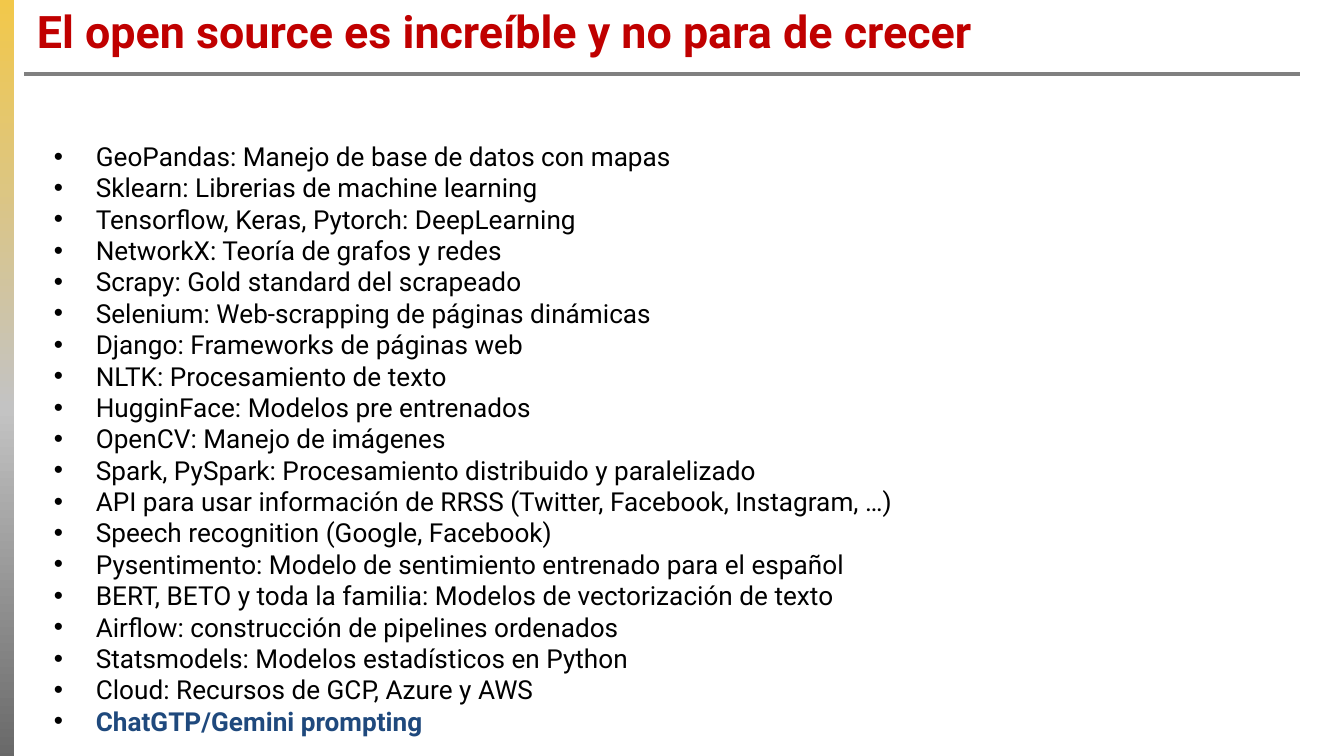
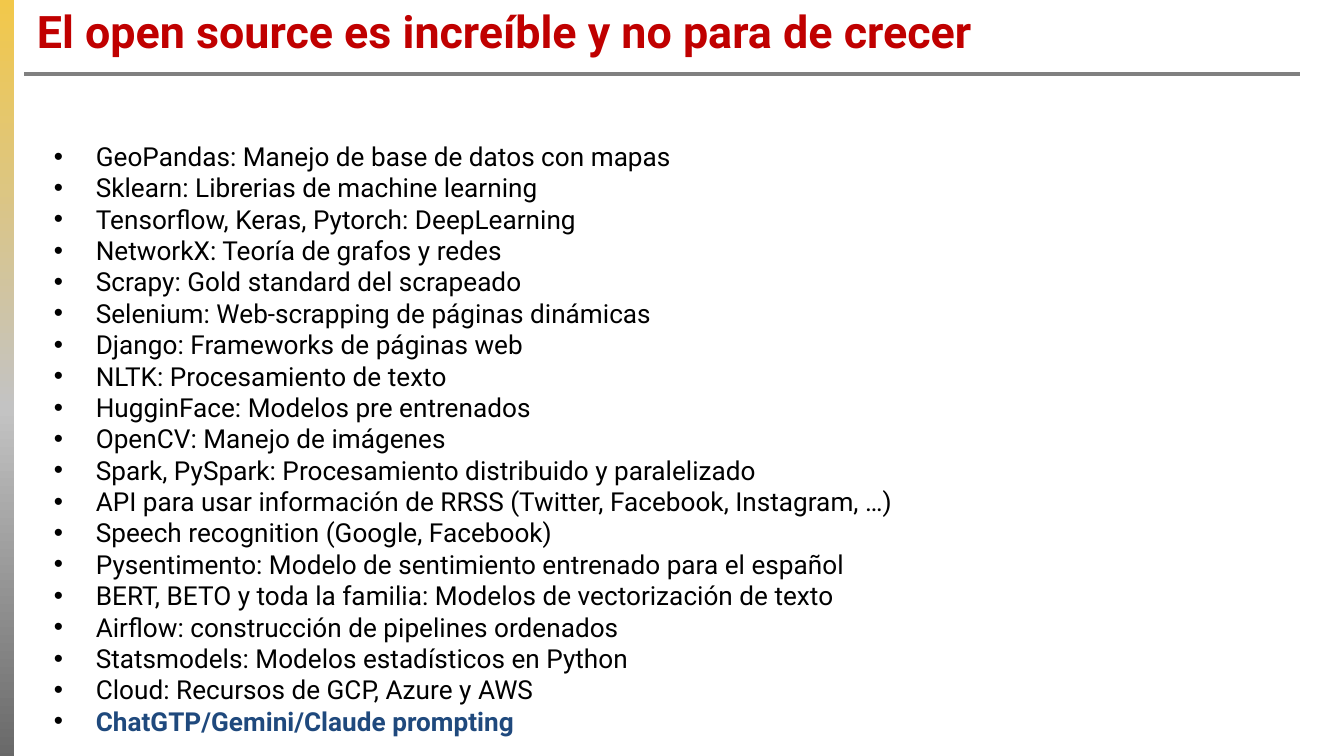
Before and after one commit to Erick11293/repo-intro, a slide deck: slide 12 of Introducción a Python.pptx. Drawn at 1344x756 pixels with LibreOffice and Linux fonts; fonts in the diff are those of the drawing; background and template pictures are left out. Boxes give left, top, right and bottom in pixels: in the first picture for what was removed or moved away, otherwise in the second. Text is boxed around its words. In the diff, an @@ line names an element or a change of style, - is before the commit and + after.

```diff
--- a/Introducción a Python.pptx
+++ b/Introducción a Python.pptx
@@ text at (x1=96, y1=711, x2=513, y2=737): text changed @@
-  • ChatGTP/Gemini prompting
+  • ChatGTP/Gemini/Claude prompting
```
Also in this commit, not shown: 1 other slide changed, 15 other files.
